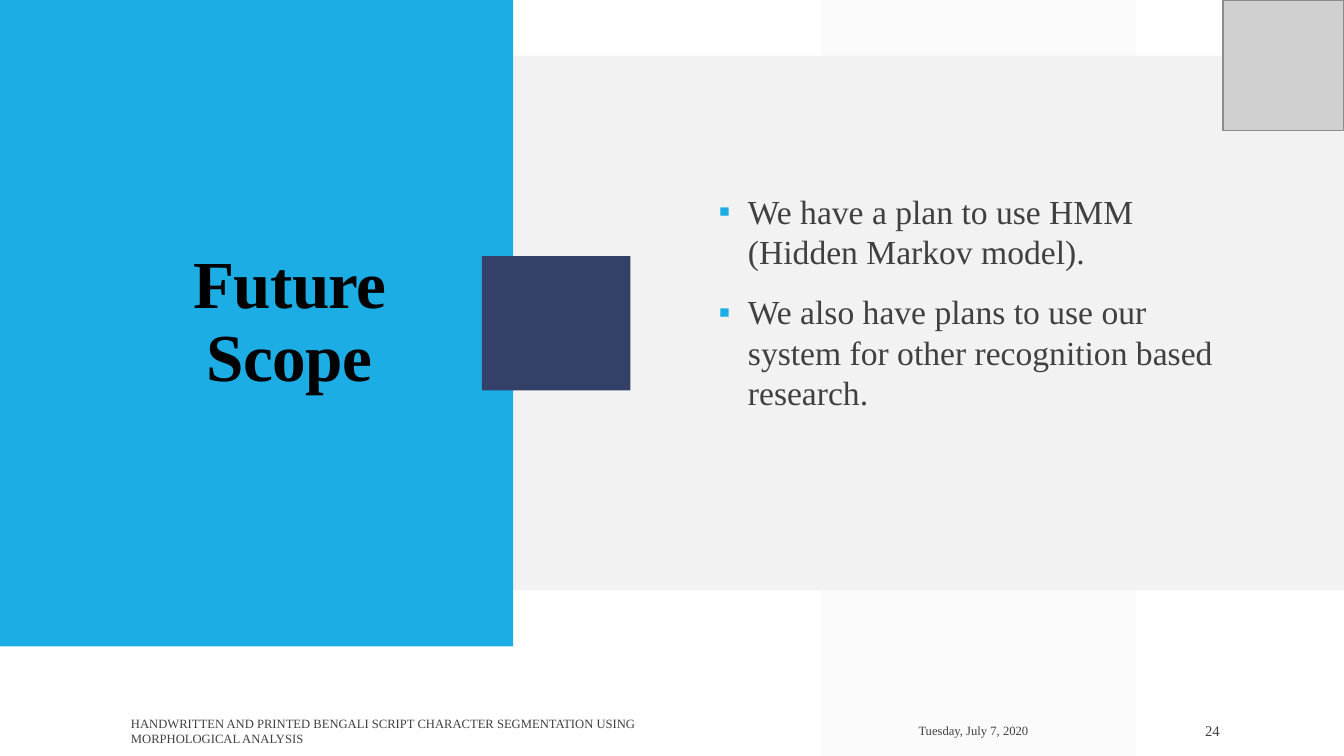
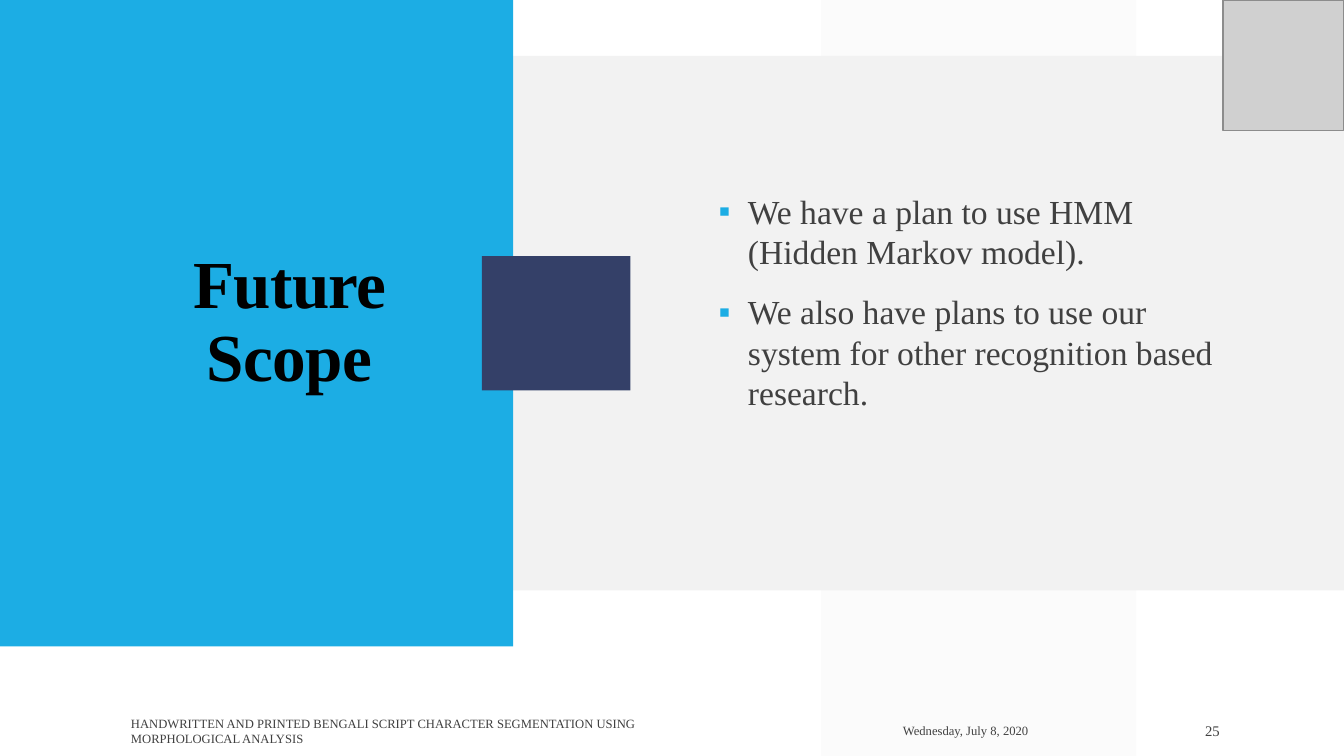
Before and after one commit to Arik096/project, a slide deck: slide 25 of book/puja.pptx (slide 24 before the commit). Drawn at 1344x756 pixels with LibreOffice and Linux fonts; fonts in the diff are those of the drawing; grey boxes stand for pictures. Boxes give left, top, right and bottom in pixels: in the first picture for what was removed or moved away, otherwise in the second. Text is boxed around its words. In the diff, an @@ line names an element or a change of style, - is before the commit and + after.

```diff
--- a/book/puja.pptx
+++ b/book/puja.pptx
@@ text at (903,726,1028,738): text changed @@
-Tuesday, July 7, 2020
+Wednesday, July 8, 2020
@@ page number at (1205,726,1220,736): text changed @@
-24
+25
```
Also in this commit, not shown: 26 other slides changed.
